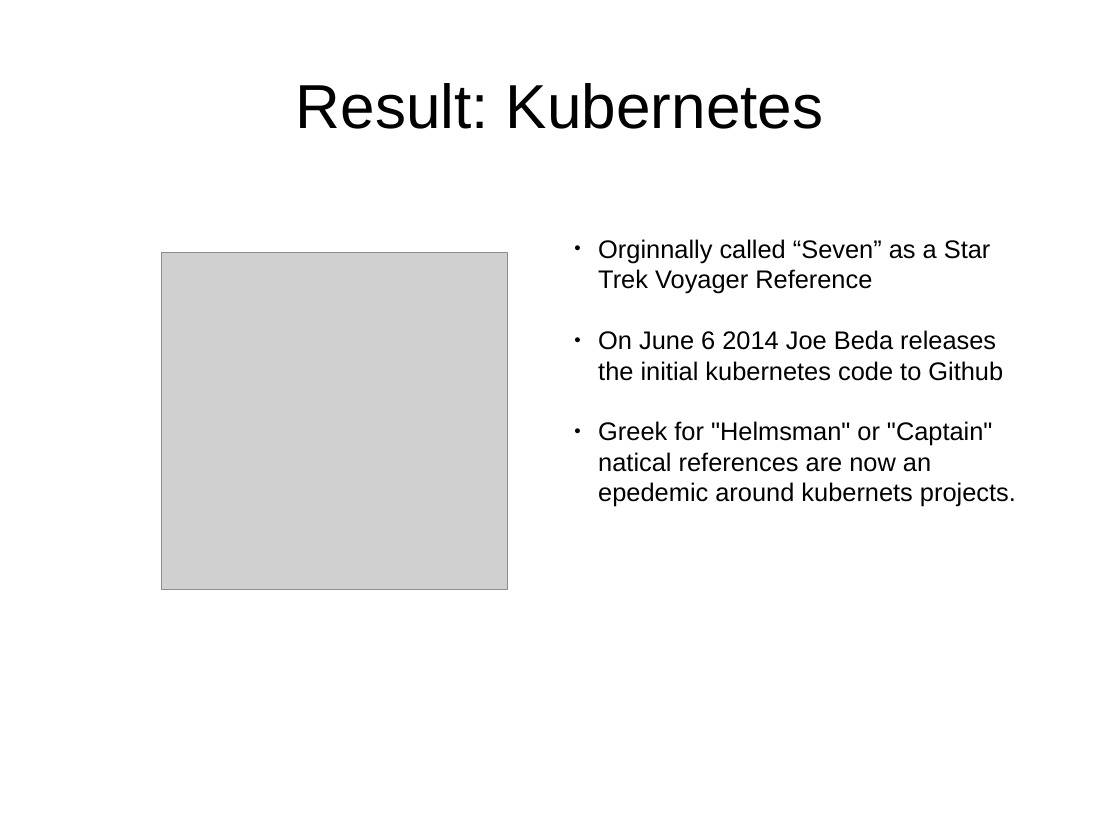
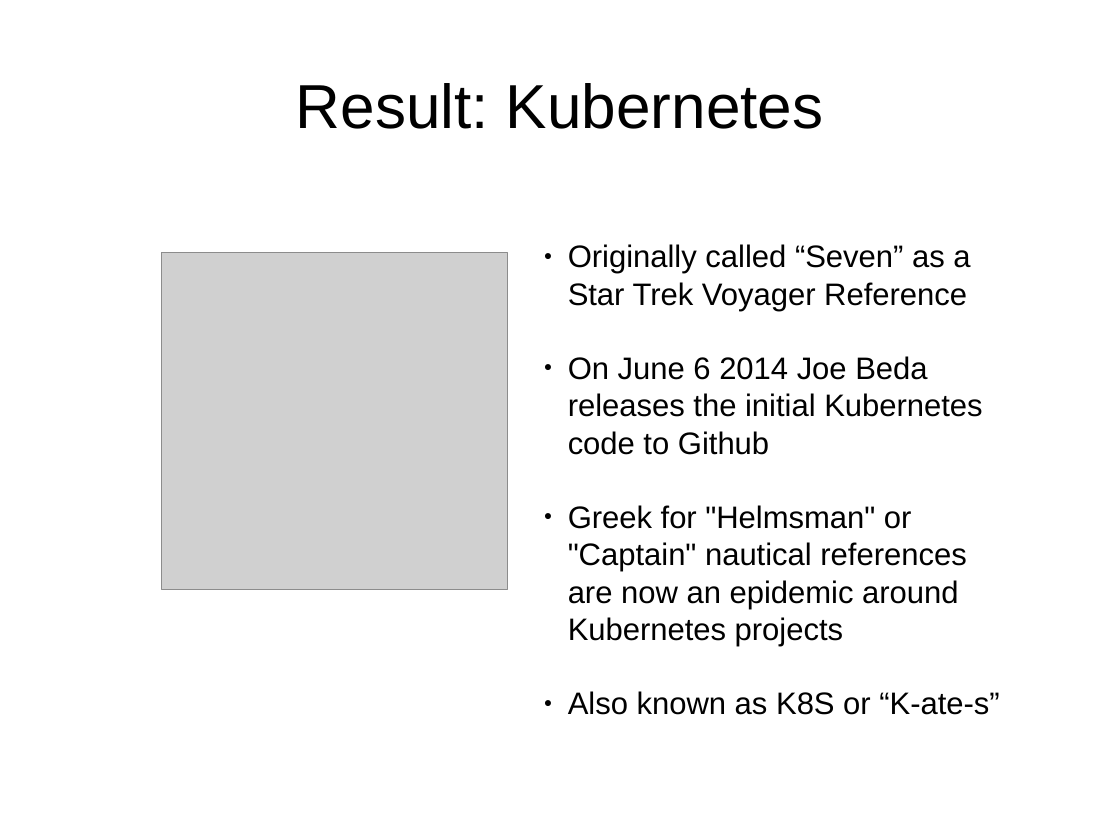
Before and after one commit to ajmaidak/qclug-kubernetes-presto, a slide deck: slide 4 of Kubernetes.odp. Drawn at 1120x840 pixels with LibreOffice and Linux fonts; fonts in the diff are those of the drawing; grey boxes stand for pictures. Boxes give left, top, right and bottom in pixels: in the first picture for what was removed or moved away, otherwise in the second. Text is boxed around its words. In the diff, an @@ line names an element or a change of style, - is before the commit and + after.

Commit message:
Spelling Updates

```diff
--- a/Kubernetes.odp
+++ b/Kubernetes.odp
@@ text at (568,244,999,715): text changed; size 18 to 22 pt @@
-● Orginnally called “Seven” as a Star Trek Voyager Reference
-● On June 6 2014 Joe Beda releases the initial kubernetes code to Github
-● Greek for "Helmsman" or "Captain" natical references are now an epedemic around kubernets projects.
+● Originally called “Seven” as a Star Trek Voyager Reference
+● On June 6 2014 Joe Beda releases the initial Kubernetes code to Github
+● Greek for "Helmsman" or "Captain" nautical references are now an epidemic around Kubernetes projects
+● Also known as K8S or “K-ate-s”
```
Also in this commit, not shown: 5 other slides changed.
